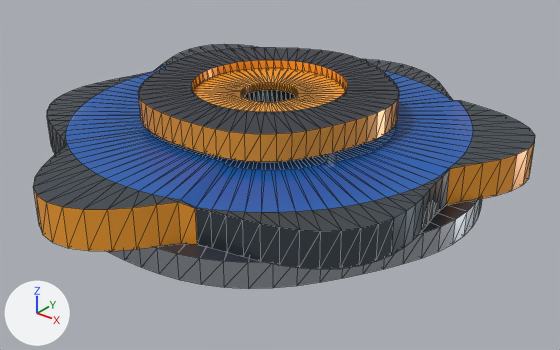
Renders of the glTF model battle-top-designer/public/models/assemblies/assembly_phase2a_dual_comet.glb from each side of a commit.
Rendered twice from a 50 mm lens placed at (0.0651, -0.0791, 0.0373), pointed at (0.002, -0.0001, -0.0116). Arrows for +X, +Y and +Z are at lower left; the lights stay in place. The first picture is the older version. Mesh edges are drawn as thin lines. Where no turn or scale is listed for an object, it has been applied to the vertices. Vertices at exactly the same position are counted once.

Objects in the first picture: 'GEO_assist_heavy_BODY', 'GEO_blade_dual_comet_BODY', 'GEO_core_solar_wolf_BODY', 'GEO_core_solar_wolf_NSS_V1_COLLAR'.
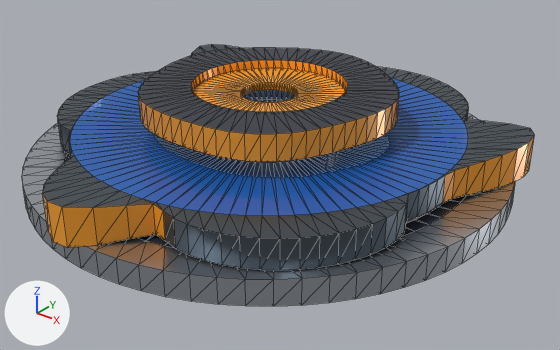
Where the change shows, as pixel boxes (x1, y1, x2, y2) in the pictures (560 x 350 px; the box of a moved part takes in the faces that stretch with it):
'GEO_blade_dual_comet_BODY', reshaped: before (33, 44, 535, 269); after (42, 44, 534, 270)
'GEO_assist_heavy_BODY', reshaped: before (107, 198, 482, 289); after (22, 113, 516, 306)
part 1 of me_geo_blade_dual_comet_body, moved or reshaped: before (33, 44, 535, 269); after (42, 44, 534, 270)
part 2 of me_geo_blade_dual_comet_body, recoloured: before (157, 202, 197, 246); after (163, 109, 469, 255)

Diff of the bpy script that builds the scene:
```diff
--- a/battle-top-designer/public/models/assemblies/assembly_phase2a_dual_comet.glb.py
+++ b/battle-top-designer/public/models/assemblies/assembly_phase2a_dual_comet.glb.py
@@ me_geo_blade_dual_comet_body @@
 # used by ob_geo_blade_dual_comet_body; location = (0.0, 0.0, -0.0054)
-me_geo_blade_dual_comet_body.from_pydata(...)  # 576 vertices, 1152 faces; spans x -0.031..0.0333, y -0.0359..0.0329, z -0.0025..0.003
+me_geo_blade_dual_comet_body.from_pydata(...)  # 576 vertices, 1152 faces; spans x -0.0321..0.0325, y -0.0358..0.0319, z -0.0024..0.0028
+# me_geo_blade_dual_comet_body part 1: 574 of 576 vertices moved; they spanned x -0.031..0.0333, y -0.0359..0.0329, z -0.0025..0.003 and now span x -0.0321..0.0325, y -0.0358..0.0319, z -0.0024..0.0028; mean shift (0.0, 0.0, -0.0005); largest move (-0.0299, 0.0101, 0.0028) -> (-0.0265, 0.009, 0.0015)
+# me_geo_blade_dual_comet_body part 2: 12 faces spanning x -0.0303..0.0203, y -0.0283..0.0243, z -0.0024..0.0015 switch from mat_mat_solar_amber_001 (orange #ffa630) to mat_mat_gunmetal (greyish blue #616c76)
 me_geo_blade_dual_comet_body.materials.append(mat_mat_cobalt_blue_translucent)
@@ me_geo_assist_heavy_body @@
 # used by ob_geo_assist_heavy_body; location = (0.0, 0.0, -0.0095)
-me_geo_assist_heavy_body.from_pydata(...)  # 288 vertices, 576 faces; spans x -0.031..0.031, y -0.03..0.03, z -0.0017..0.0017
+me_geo_assist_heavy_body.from_pydata(...)  # 576 vertices, 1152 faces; spans x -0.0342..0.0342, y -0.0342..0.0342, z -0.0017..0.0017
+# me_geo_assist_heavy_body part 3: 216 vertices removed from x -0.031..0.031, y -0.03..0.03, z -0.0017..0.0017; 504 vertices added at x -0.0342..0.0342, y -0.0342..0.0342, z -0.0017..0.0017
 me_geo_assist_heavy_body.materials.append(mat_mat_brushed_silver)
```
